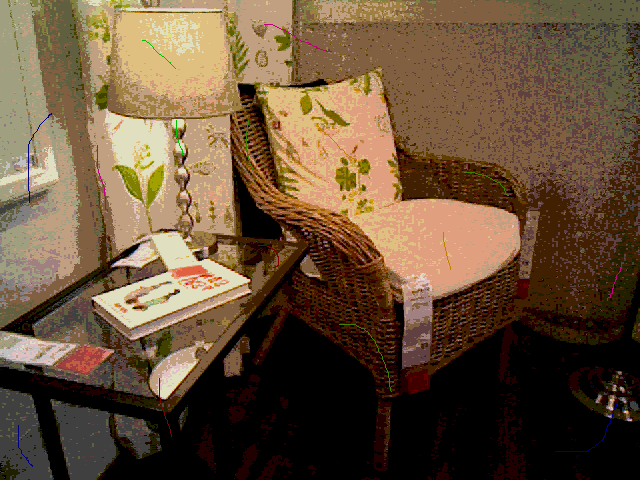
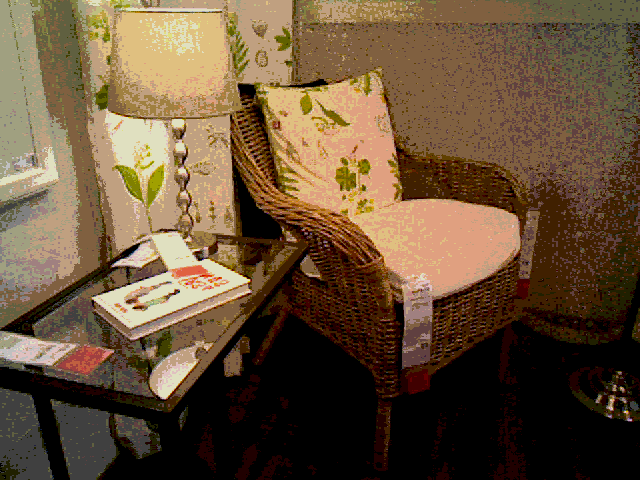
Revision of a layered 640px x 480px image; what changed, layer by layer:
removed layer "Layer #1" over 18, 24, 622, 467
